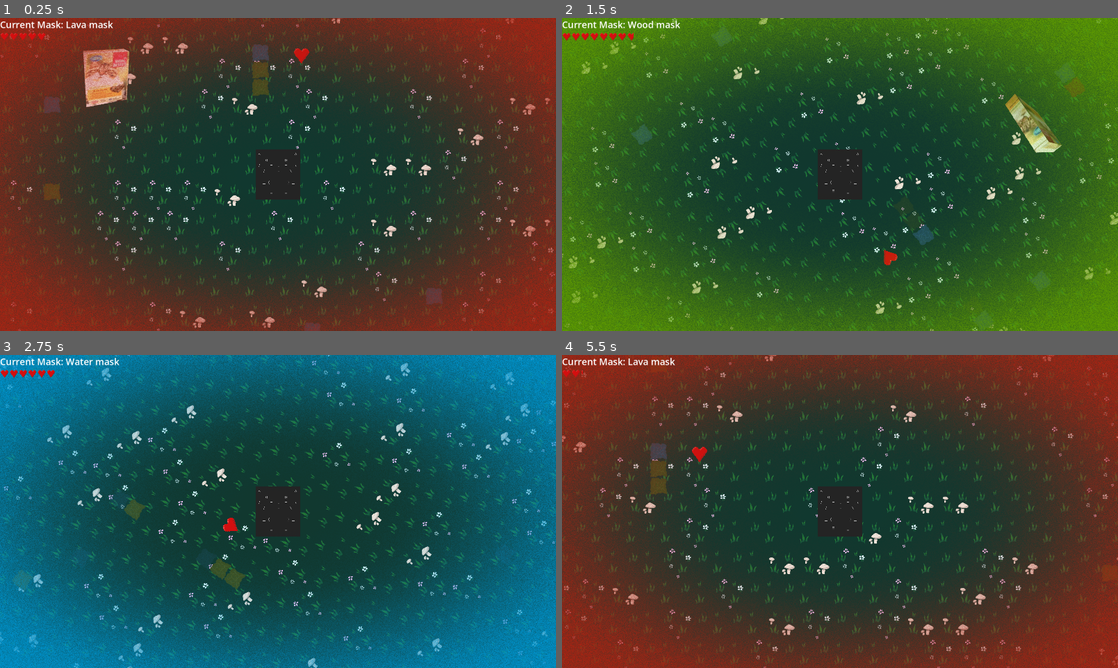
Above: before the commit, frames 1-4 (two rows, left to right).
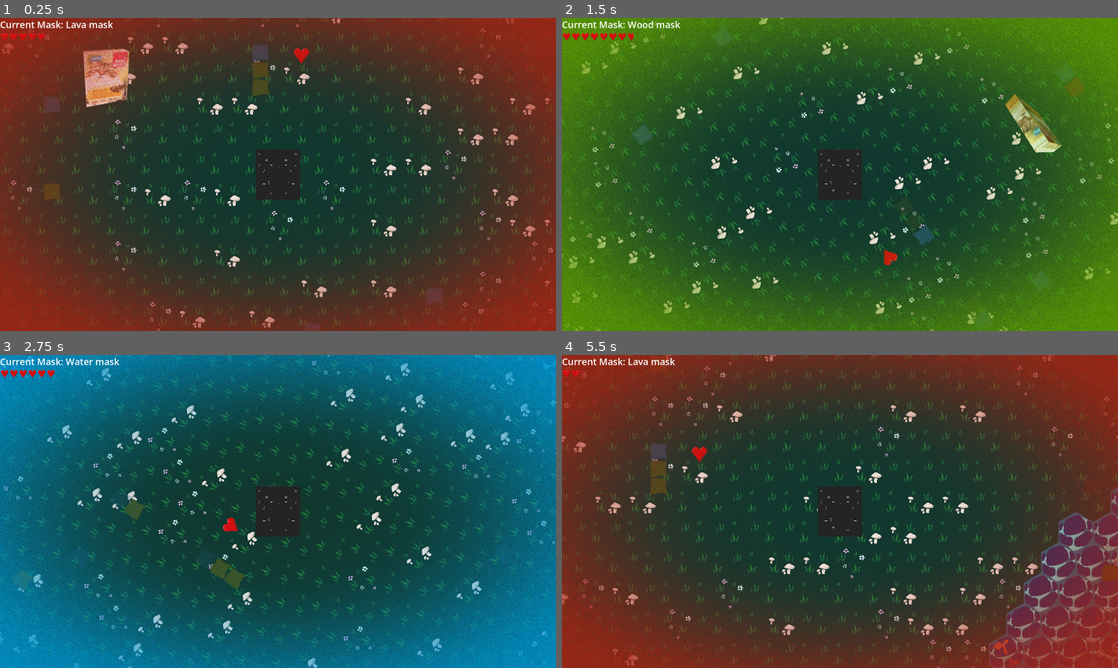
Above: after the commit, the same moments.

Repository: ccoors/mask
Game: Godot game, scene res://scenes/main_scene.tscn
Same seed, same stepped clock (60 frames per second), same inputs: the game is played once before the commit and once after it.
Inputs:
- Up to frame 1 (0.25 s): no input
- Up to frame 2 (1.5 s): tap Enter at 0.5 s; hold Right (right) 0.53-1.28 s; tap 1 (mask_1) at 0.6 s; hold Down (down) from 1.28 s (still down); tap 2 (mask_2) at 1.35 s
- Up to frame 3 (2.75 s): release Down (down) at 2.03 s; hold Right (right) from 2.03 s (still down); tap 3 (mask_3) at 2.1 s
- Up to frame 4 (5.5 s): release Right (right) at 2.78 s; hold Up (up) 2.78-3.53 s; tap one key every 0.75 s from 2.85 s: 1 (mask_1) 2 (mask_2) 3 (mask_3) 1 (mask_1); hold Left (left) 3.53-5.03 s; hold Down (down) from 5.03 s (still down)

The runs differ from the first frame. In frame 1, 1.3% of the frame differs, in the area x 0-100%, y 5-100%; in frame 2, 1.2%; in frame 3, 1.1%; in frame 4, 6.1%, in the area x 0-100%, y 0-100%.

Commit message:
feat: tile variations

Diff:
--- a/assets/tiles/ground_tile_set.tres
+++ b/assets/tiles/ground_tile_set.tres
@@ -3,6 +3,12 @@
 [ext_resource type="Texture2D" uid="uid://eqtv8mr1nwn" path="res://assets/tiles/grass/grass0.png" id="1_k8q4j"]
 [ext_resource type="Texture2D" uid="uid://vi2rb5mktxbg" path="res://assets/tiles/grass/grass1.png" id="2_2qjsj"]
 [ext_resource type="Texture2D" uid="uid://cclqy3okqdcjb" path="res://assets/tiles/grass/grass2.png" id="3_vh4c2"]
+[ext_resource type="Texture2D" uid="uid://cmipbdlm1h4en" path="res://assets/tiles/lava/lava0.png" id="4_f11nv"]
+[ext_resource type="Texture2D" uid="uid://d0wop2lme5i74" path="res://assets/tiles/lava/lava1.png" id="5_y02i4"]
+[ext_resource type="Texture2D" uid="uid://cayii5ap62we" path="res://assets/tiles/lava/lava2.png" id="6_3ml8t"]
+[ext_resource type="Texture2D" uid="uid://dxx8q8x2nhbhr" path="res://assets/tiles/water/water0.png" id="7_elfy5"]
+[ext_resource type="Texture2D" uid="uid://c43rs5d6damnt" path="res://assets/tiles/water/water1.png" id="8_olmf8"]
+[ext_resource type="Texture2D" uid="uid://b2wpluqaktvb" path="res://assets/tiles/water/water2.png" id="9_r0kta"]
 
 [sub_resource type="TileSetAtlasSource" id="TileSetAtlasSource_dyd34"]
 resource_name = "grass0"
@@ -22,9 +28,45 @@
 texture_region_size = Vector2i(120, 140)
 0:0/0 = 0
 
+[sub_resource type="TileSetAtlasSource" id="TileSetAtlasSource_bkr1e"]
+texture = ExtResource("4_f11nv")
+texture_region_size = Vector2i(120, 140)
+0:0/0 = 0
+
+[sub_resource type="TileSetAtlasSource" id="TileSetAtlasSource_253ny"]
+texture = ExtResource("5_y02i4")
+texture_region_size = Vector2i(120, 140)
+0:0/0 = 0
+
+[sub_resource type="TileSetAtlasSource" id="TileSetAtlasSource_2adsu"]
+texture = ExtResource("6_3ml8t")
+texture_region_size = Vector2i(120, 140)
+0:0/0 = 0
+
+[sub_resource type="TileSetAtlasSource" id="TileSetAtlasSource_ybfqb"]
+texture = ExtResource("7_elfy5")
+texture_region_size = Vector2i(120, 140)
+0:0/0 = 0
+
+[sub_resource type="TileSetAtlasSource" id="TileSetAtlasSource_474wv"]
+texture = ExtResource("8_olmf8")
+texture_region_size = Vector2i(120, 140)
+0:0/0 = 0
+
+[sub_resource type="TileSetAtlasSource" id="TileSetAtlasSource_2aiy7"]
+texture = ExtResource("9_r0kta")
+texture_region_size = Vector2i(120, 140)
+0:0/0 = 0
+
 [resource]
 tile_shape = 3
 tile_size = Vector2i(120, 140)
 sources/0 = SubResource("TileSetAtlasSource_dyd34")
 sources/1 = SubResource("TileSetAtlasSource_ftqco")
 sources/2 = SubResource("TileSetAtlasSource_fpgd0")
+sources/3 = SubResource("TileSetAtlasSource_bkr1e")
+sources/4 = SubResource("TileSetAtlasSource_253ny")
+sources/5 = SubResource("TileSetAtlasSource_2adsu")
+sources/6 = SubResource("TileSetAtlasSource_ybfqb")
+sources/7 = SubResource("TileSetAtlasSource_474wv")
+sources/8 = SubResource("TileSetAtlasSource_2aiy7")
--- a/scripts/tile_generator.gd
+++ b/scripts/tile_generator.gd
@@ -24,11 +24,19 @@
 const TILE_TYPE_GRASS: String = "grass"
 const TILE_TYPE_LAVA: String = "lava"
 const TILE_TYPE_WATER: String = "water"
-const TILE_VARIATION_DIST: Array[float] = [0.6, 0.3, 0.1]
+const TILE_VARIATION_DIST: Array[float] = [0.6, 0.25, 0.15]
 
 const GRASS0_ID: int = 0
 const GRASS1_ID: int = 1
 const GRASS2_ID: int = 2
+
+const LAVA0_ID: int = 3
+const LAVA1_ID: int = 4
+const LAVA2_ID: int = 5
+
+const WATER0_ID: int = 6
+const WATER1_ID: int = 7
+const WATER2_ID: int = 8
 
 
 func _get_tile_variation(tile_type: String) -> int:
@@ -40,7 +48,21 @@
         variation_index = 1
     else:
         variation_index = 0
-    return [GRASS0_ID, GRASS1_ID, GRASS2_ID][variation_index]
+
+    if tile_type == TILE_TYPE_GRASS:
+        return [GRASS0_ID, GRASS1_ID, GRASS2_ID][variation_index]
+    elif tile_type == TILE_TYPE_LAVA:
+        return [LAVA0_ID, LAVA1_ID, LAVA2_ID][variation_index]
+    else:
+        return [WATER0_ID, WATER1_ID, WATER2_ID][variation_index]
+
+func _tile_type_to_string(type_id: int) -> String:
+    if type_id == 0:
+        return TILE_TYPE_GRASS
+    elif type_id == 1:
+        return TILE_TYPE_WATER
+    else:
+        return TILE_TYPE_LAVA
 
 
 func gen_map() -> void:
@@ -55,7 +77,7 @@
     for y in range(-halfsize, halfsize):
         for x in range(-halfsize, halfsize):
             var val = noise.get_noise_2d(x, y)
-            var tile_id = round(abs(val) * 5);
-            if tile_id > 2:
-                tile_id = 2
-            set_cell(Vector2i(x, y), _get_tile_variation(TILE_TYPE_GRASS), Vector2i.ZERO)
+            var tile_type = round(abs(val) * 5);
+            if tile_type > 2:
+                tile_type = 2
+            set_cell(Vector2i(x, y), _get_tile_variation(_tile_type_to_string(tile_type)), Vector2i.ZERO)
Binary file added: assets/tiles/lava/lava0.png
Not shown, added: assets/tiles/lava/lava0.png.import
Binary file added: assets/tiles/lava/lava1.png
Not shown, added: assets/tiles/lava/lava1.png.import
Binary file added: assets/tiles/lava/lava2.png
Not shown, added: assets/tiles/lava/lava2.png.import
Binary file added: assets/tiles/water/water0.png
Not shown, added: assets/tiles/water/water0.png.import
Binary file added: assets/tiles/water/water1.png
Not shown, added: assets/tiles/water/water1.png.import
Binary file added: assets/tiles/water/water2.png
Not shown, added: assets/tiles/water/water2.png.import
